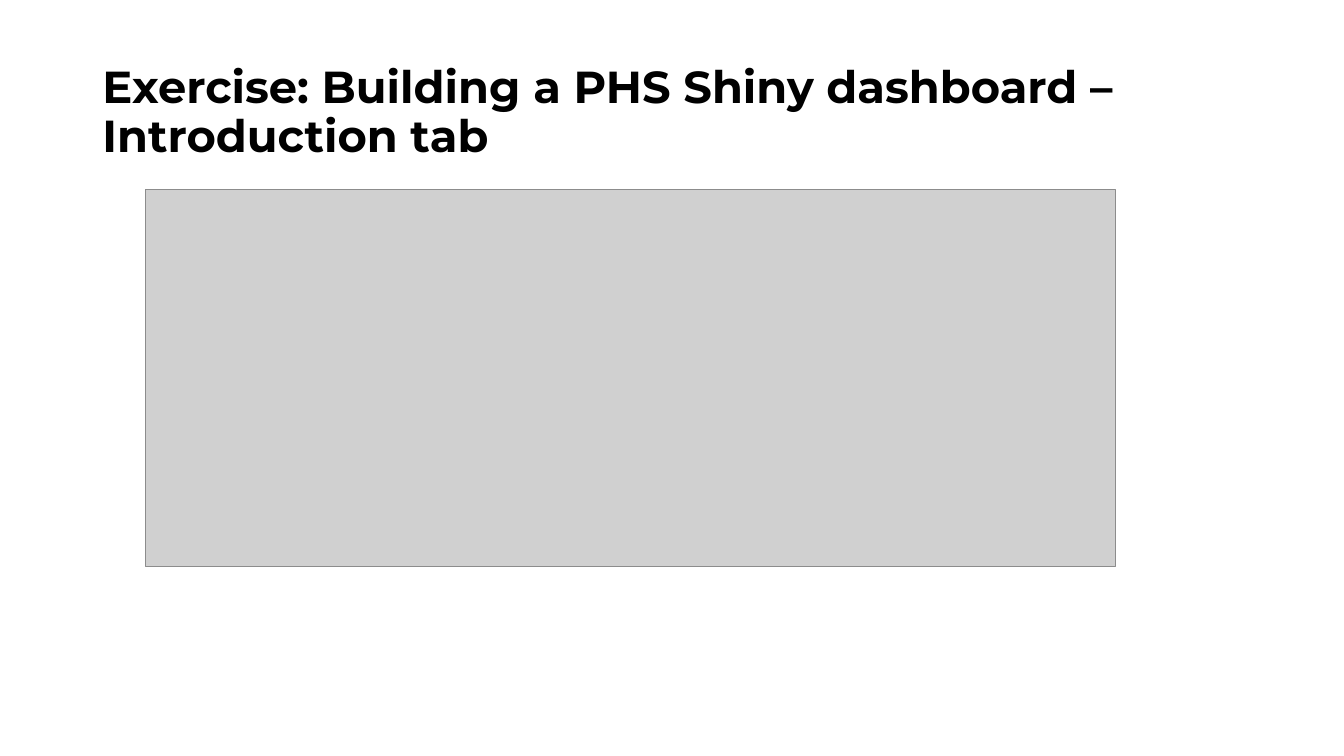
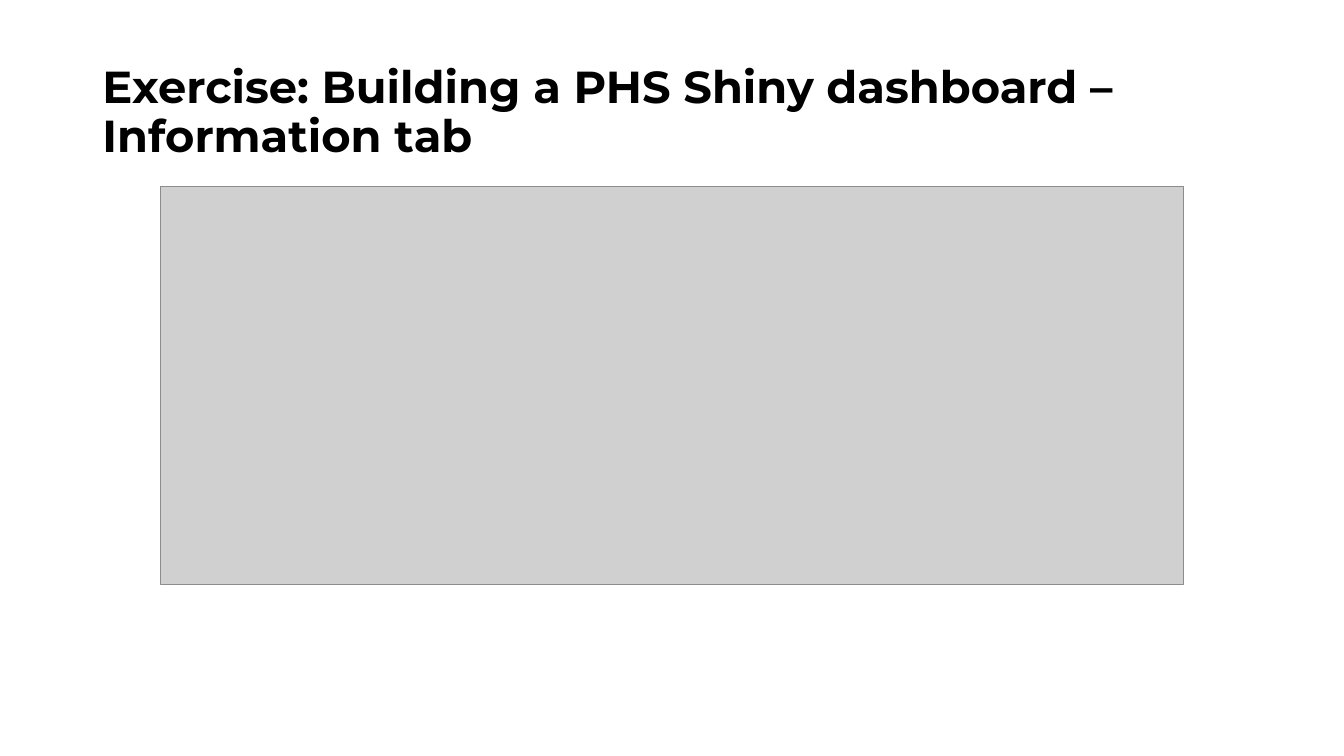
Before and after one commit to Public-Health-Scotland/learn-shiny, a slide deck: slide 11 of Day 2/slides/Shiny_Day_2.pptx. Drawn at 1344x756 pixels with LibreOffice and Linux fonts; fonts in the diff are those of the drawing; grey boxes stand for pictures; background and template pictures are left out. Boxes give left, top, right and bottom in pixels: in the first picture for what was removed or moved away, otherwise in the second. Text is boxed around its words. In the diff, an @@ line names an element or a change of style, - is before the commit and + after.

Commit message:
Minor changes to slides
Introduction -> information, larger screenshots etc.

```diff
--- a/Day 2/slides/Shiny_Day_2.pptx
+++ b/Day 2/slides/Shiny_Day_2.pptx
@@ title at (102, 67, 1077, 153): text changed @@
-Exercise: Building a PHS Shiny dashboard – Introduction tab
+Exercise: Building a PHS Shiny dashboard – Information tab
@@ picture: place and size @@
-picture at (145, 190, 1116, 566)
+picture at (161, 187, 1184, 584)
```
Also in this commit, not shown: 7 other slides changed, 1 slide removed, 1 other file.
